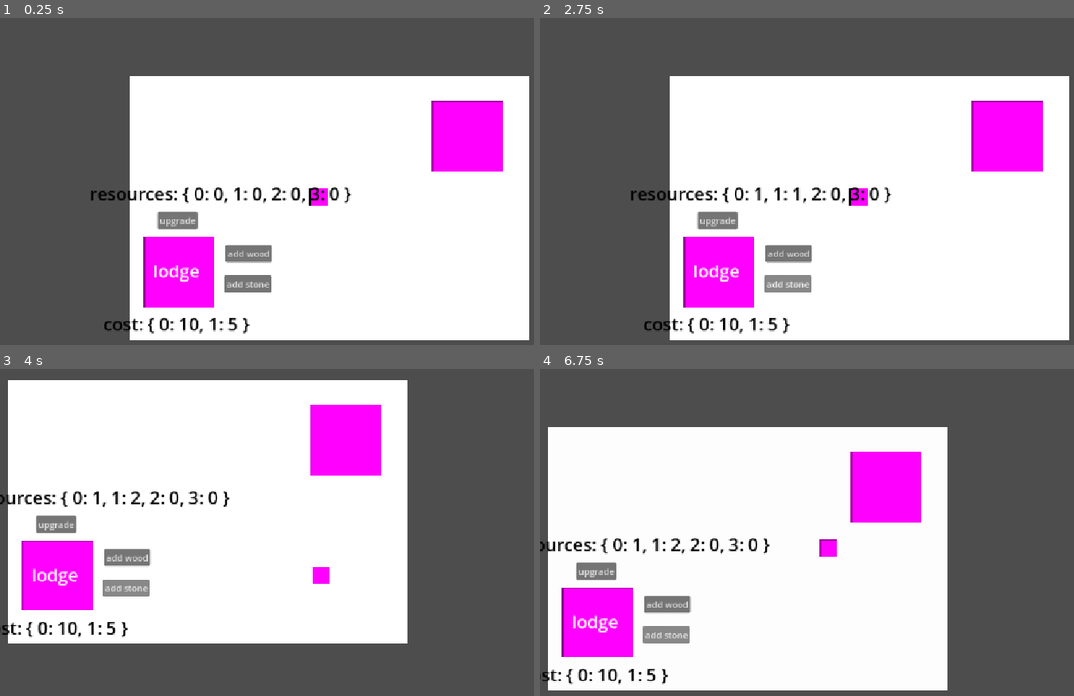
Above: before the commit, frames 1-4 (two rows, left to right).
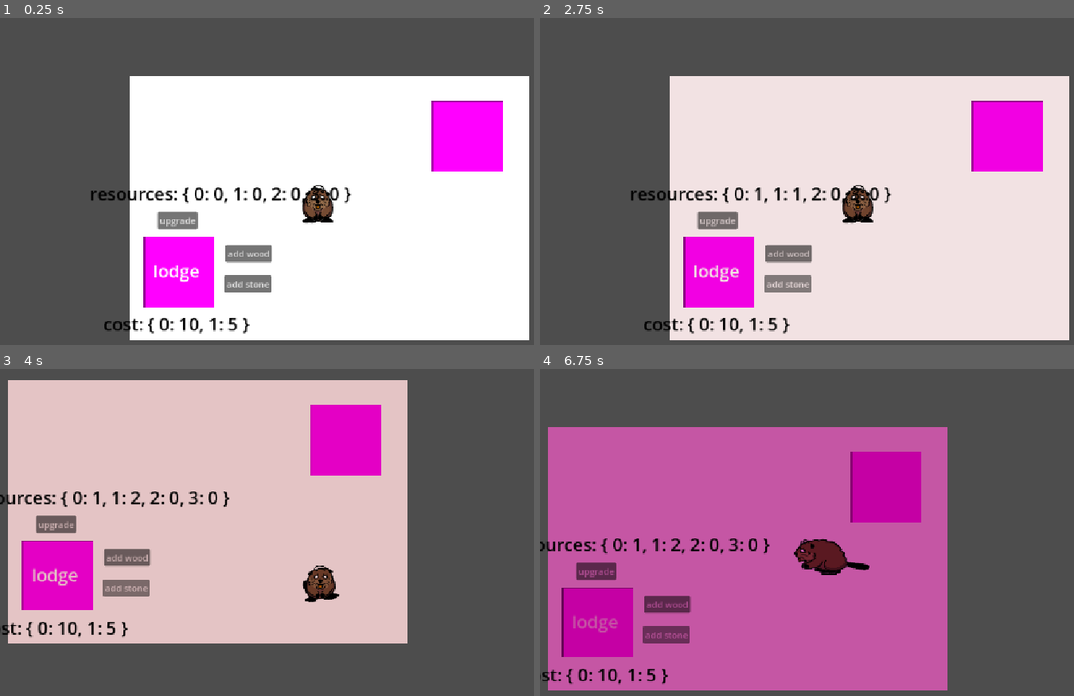
Above: after the commit, the same moments.

Repository: pesto-sauce/GMTK_2026
Game: Godot game, scene res://Scenes/world.tscn
Same seed, same stepped clock (60 frames per second), same inputs: the game is played once before the commit and once after it.
Inputs:
- Up to frame 1 (0.25 s): no input
- Up to frame 2 (2.75 s): click "upgrade" at 0.5 s; click "add wood" at 1.25 s; click "add stone" at 2 s
- Up to frame 3 (4 s): tap Enter at 2.75 s; hold D (move_right) 2.78-3.53 s; hold E (contextual) 2.78-3.53 s; hold S (move_down) from 3.53 s (still down); tap E (contextual) at 3.6 s
- Up to frame 4 (6.75 s): release S (move_down) at 4.28 s; hold D (move_right) 4.28-5.03 s; hold E (contextual) 4.28-5.03 s; hold W (move_up) 5.03-5.78 s; tap E (contextual) at 5.1, 6.6 s; hold E (contextual) 5.78-6.53 s; hold A (move_left) from 5.78 s (still down)

The runs differ from the first frame. In frame 1, 0.5% of the frame differs, in the area x 56-63%, y 51-64%; in frame 2, 58%; in frame 3, 60%; in frame 4, 60%, in the area x 1-77%, y 17-99%.

Commit message:
feat: Add daily reset for interactables and player animations

Diff:
--- a/src/Autoload/signal_bus.gd
+++ b/src/Autoload/signal_bus.gd
@@ -9,4 +9,7 @@
 # context btn
 signal context_update(interactable, entered: bool)
 
+# day count
+signal day_changed(day: int)
+
 @warning_ignore_restore("unused_signal")
--- a/src/Scenes/player.tscn
+++ b/src/Scenes/player.tscn
@@ -1,22 +1,135 @@
 [gd_scene format=3 uid="uid://vnxrh8c73g73"]
 
 [ext_resource type="Script" uid="uid://d02h2owjlv6m0" path="res://Scripts/player.gd" id="1_v0iea"]
+[ext_resource type="Texture2D" uid="uid://dnkom7pr14gom" path="res://Assets/beaver/up/Timeline_1_0000.png" id="2_fd4e3"]
+[ext_resource type="Texture2D" uid="uid://bnquvl81ws17j" path="res://Assets/beaver/down/Timeline_1_0000.png" id="2_gymyn"]
+[ext_resource type="Texture2D" uid="uid://c678xbq12mfga" path="res://Assets/beaver/side/Timeline_1_0000.png" id="2_x3wgy"]
+[ext_resource type="Texture2D" uid="uid://c6qgj8u3o2t2p" path="res://Assets/beaver/side/Timeline_1_0001.png" id="3_3smsa"]
+[ext_resource type="Texture2D" uid="uid://bth1avh0tt7wx" path="res://Assets/beaver/down/Timeline_1_0001.png" id="3_pu2lt"]
+[ext_resource type="Texture2D" uid="uid://cefikl5sd0iol" path="res://Assets/beaver/up/Timeline_1_0001.png" id="3_qqcod"]
+[ext_resource type="Texture2D" uid="uid://cym3j52u1ycip" path="res://Assets/beaver/side/Timeline_1_0002.png" id="4_8erm5"]
+[ext_resource type="Texture2D" uid="uid://j4gi6pgcun4l" path="res://Assets/beaver/up/Timeline_1_0002.png" id="4_igrcy"]
+[ext_resource type="Texture2D" uid="uid://dsmisl0sblknd" path="res://Assets/beaver/down/Timeline_1_0002.png" id="4_ukyrk"]
+[ext_resource type="Texture2D" uid="uid://b0gfuh41jts5o" path="res://Assets/beaver/down/Timeline_1_0003.png" id="5_7dp3o"]
+[ext_resource type="Texture2D" uid="uid://dryufpakn0wd7" path="res://Assets/beaver/side/Timeline_1_0003.png" id="5_f1ek2"]
+[ext_resource type="Texture2D" uid="uid://cwtjddy2cyg5b" path="res://Assets/beaver/up/Timeline_1_0003.png" id="5_fs7ks"]
+[ext_resource type="Texture2D" uid="uid://u5jb7vsv47oh" path="res://Assets/beaver/down/Timeline_1_0004.png" id="6_h4iuc"]
+[ext_resource type="Texture2D" uid="uid://fh06t87mkjp8" path="res://Assets/beaver/up/Timeline_1_0004.png" id="6_l6n3p"]
+[ext_resource type="Texture2D" uid="uid://bsr6qf30dflt7" path="res://Assets/beaver/side/Timeline_1_0004.png" id="6_tx1dd"]
 
-[sub_resource type="PlaceholderTexture2D" id="PlaceholderTexture2D_kcs4j"]
-size = Vector2(32, 32)
+[sub_resource type="SpriteFrames" id="SpriteFrames_tqfvg"]
+animations = [{
+"frames": [{
+"duration": 1.0,
+"texture": ExtResource("2_fd4e3")
+}],
+"loop": 1,
+"name": &"back_idle",
+"speed": 5.0
+}, {
+"frames": [{
+"duration": 0.5,
+"texture": ExtResource("2_fd4e3")
+}, {
+"duration": 1.0,
+"texture": ExtResource("3_qqcod")
+}, {
+"duration": 0.5,
+"texture": ExtResource("4_igrcy")
+}, {
+"duration": 0.5,
+"texture": ExtResource("2_fd4e3")
+}, {
+"duration": 1.0,
+"texture": ExtResource("5_fs7ks")
+}, {
+"duration": 0.5,
+"texture": ExtResource("6_l6n3p")
+}],
+"loop": 1,
+"name": &"back_walk",
+"speed": 8.0
+}, {
+"frames": [{
+"duration": 1.0,
+"texture": ExtResource("2_gymyn")
+}],
+"loop": 1,
+"name": &"forward_idle",
+"speed": 5.0
+}, {
+"frames": [{
+"duration": 0.5,
+"texture": ExtResource("2_gymyn")
+}, {
+"duration": 1.0,
+"texture": ExtResource("3_pu2lt")
+}, {
+"duration": 0.5,
+"texture": ExtResource("4_ukyrk")
+}, {
+"duration": 0.5,
+"texture": ExtResource("2_gymyn")
+}, {
+"duration": 1.0,
+"texture": ExtResource("5_7dp3o")
+}, {
+"duration": 0.5,
+"texture": ExtResource("6_h4iuc")
+}],
+"loop": 1,
+"name": &"forward_walk",
+"speed": 8.0
+}, {
+"frames": [{
+"duration": 1.0,
+"texture": ExtResource("2_x3wgy")
+}],
+"loop": 1,
+"name": &"side_idle",
+"speed": 5.0
+}, {
+"frames": [{
+"duration": 0.5,
+"texture": ExtResource("2_x3wgy")
+}, {
+"duration": 1.0,
+"texture": ExtResource("3_3smsa")
+}, {
+"duration": 0.5,
+"texture": ExtResource("4_8erm5")
+}, {
+"duration": 0.5,
+"texture": ExtResource("2_x3wgy")
+}, {
+"duration": 1.0,
+"texture": ExtResource("5_f1ek2")
+}, {
+"duration": 0.5,
+"texture": ExtResource("6_tx1dd")
+}],
+"loop": 1,
+"name": &"side_walk",
+"speed": 8.0
+}]
 
-[sub_resource type="RectangleShape2D" id="RectangleShape2D_e31bn"]
-size = Vector2(32, 32)
+[sub_resource type="CapsuleShape2D" id="CapsuleShape2D_fd4e3"]
+radius = 24.0
+height = 76.0
 
 [node name="Player" type="CharacterBody2D" unique_id=1689520712]
+y_sort_enabled = true
 script = ExtResource("1_v0iea")
-
-[node name="Sprite2D" type="Sprite2D" parent="." unique_id=1163049808]
-texture = SubResource("PlaceholderTexture2D_kcs4j")
-
-[node name="CollisionShape2D" type="CollisionShape2D" parent="." unique_id=23000687]
-shape = SubResource("RectangleShape2D_e31bn")
 
 [node name="Camera2D" type="Camera2D" parent="." unique_id=1852453049]
 position_smoothing_enabled = true
 rotation_smoothing_enabled = true
+
+[node name="AnimatedSprite2D" type="AnimatedSprite2D" parent="." unique_id=695886858]
+y_sort_enabled = true
+sprite_frames = SubResource("SpriteFrames_tqfvg")
+animation = &"side_idle"
+
+[node name="CollisionShape2D" type="CollisionShape2D" parent="." unique_id=23000687]
+position = Vector2(-1, 13)
+shape = SubResource("CapsuleShape2D_fd4e3")
--- a/src/Scenes/world.tscn
+++ b/src/Scenes/world.tscn
@@ -6,6 +6,7 @@
 [ext_resource type="PackedScene" uid="uid://bt5ebggasfjbm" path="res://Scenes/template/interactable.tscn" id="4_8j60k"]
 
 [node name="World" type="Node2D" unique_id=666092019]
+y_sort_enabled = true
 
 [node name="bg" type="ColorRect" parent="." unique_id=151758537]
 offset_left = -342.0
@@ -19,6 +20,7 @@
 position = Vector2(-253, 135)
 
 [node name="day-night" parent="." unique_id=140441352 instance=ExtResource("3_5a7ea")]
+day_length_in_minutes = 0.5
 
 [node name="interactable" parent="." unique_id=1227008613 instance=ExtResource("4_8j60k")]
 position = Vector2(269, -111)
--- a/src/Scripts/day_night.gd
+++ b/src/Scripts/day_night.gd
@@ -17,6 +17,8 @@
 		time -= 1.0
 		day += 1
 
+		SignalBus.day_changed.emit(1)
+
 	# Send time to GameManager in 0-24 hour scale
 	GameManager.time = time * 24.0
 	GameManager.day = day
--- a/src/Scripts/player.gd
+++ b/src/Scripts/player.gd
@@ -2,6 +2,7 @@
 
 const SPEED = 300.0
 
+var last_dir: Vector2 = Vector2.DOWN
 var current_context = null # Used by the context button to call current_context.interact()
 
 func _ready() -> void:
@@ -20,6 +21,9 @@
 
 func _physics_process(delta: float) -> void:
 	var direction := Input.get_vector("move_left", "move_right", "move_up", "move_down").normalized()
+
+	handle_animation(direction)
+
 	if direction:
 		velocity = direction * SPEED
 	else:
@@ -33,3 +37,24 @@
 	else:
 		if current_context == interactable:
 			current_context = null
+
+
+func handle_animation(dir: Vector2) -> void:
+	if dir != Vector2.ZERO:
+		last_dir = dir
+
+		if abs(dir.x) > abs(dir.y):
+			$AnimatedSprite2D.play("side_walk")
+			$AnimatedSprite2D.flip_h = dir.x < 0
+		elif dir.y < 0:
+			$AnimatedSprite2D.play("back_walk")
+		else:
+			$AnimatedSprite2D.play("forward_walk")
+	else:
+		if abs(last_dir.x) > abs(last_dir.y):
+			$AnimatedSprite2D.play("side_idle")
+			$AnimatedSprite2D.flip_h = last_dir.x < 0
+		elif last_dir.y < 0:
+			$AnimatedSprite2D.play("back_idle")
+		else:
+			$AnimatedSprite2D.play("forward_idle")
--- a/src/Scripts/template/interactable.gd
+++ b/src/Scripts/template/interactable.gd
@@ -1,5 +1,22 @@
 extends StaticBody2D
 class_name Interactable
+
+@export var drop_item: GameManager.Item = GameManager.Item.WOOD
+@export var drop_amount: int = 1
+
+var can_drop: bool = true
+
+
+func _ready() -> void:
+	if drop_amount <= 0:
+		push_error("invalid parms set in editor.")
+
+	SignalBus.day_changed.connect(_on_day_changed)
+
+
+func _on_day_changed(day: int) -> void:
+	print("Day changed to: ", day)
+	can_drop = true
 
 func _on_detection_box_body_exited(body: Node2D) -> void:
 	if body.is_in_group("player"):
@@ -12,13 +29,13 @@
 
 func interact() -> void:
 	print("ineteracted")
-	test_drop()
+	if can_drop:
+		test_drop()
 
 func test_drop() -> void:
-	var item = ItemDrop.setup(GameManager.Item.WOOD, global_position, 50, 500)
+	var item = ItemDrop.setup(drop_item, global_position, drop_amount, 500)
 
 	var holder = get_tree().root
 
 	holder.add_child(item)
-
-	call_deferred("queue_free")
+	can_drop = false
Binary file added: src/Assets/beaver/down/Timeline_1_0000.png
Not shown, added: src/Assets/beaver/down/Timeline_1_0000.png.import
Binary file added: src/Assets/beaver/down/Timeline_1_0001.png
Not shown, added: src/Assets/beaver/down/Timeline_1_0001.png.import
Binary file added: src/Assets/beaver/down/Timeline_1_0002.png
Not shown, added: src/Assets/beaver/down/Timeline_1_0002.png.import
Binary file added: src/Assets/beaver/down/Timeline_1_0003.png
Not shown, added: src/Assets/beaver/down/Timeline_1_0003.png.import
Binary file added: src/Assets/beaver/down/Timeline_1_0004.png
Not shown, added: src/Assets/beaver/down/Timeline_1_0004.png.import
Binary file added: src/Assets/beaver/side/Timeline_1_0000.png
Not shown, added: src/Assets/beaver/side/Timeline_1_0000.png.import
(and 18 more such lines)
